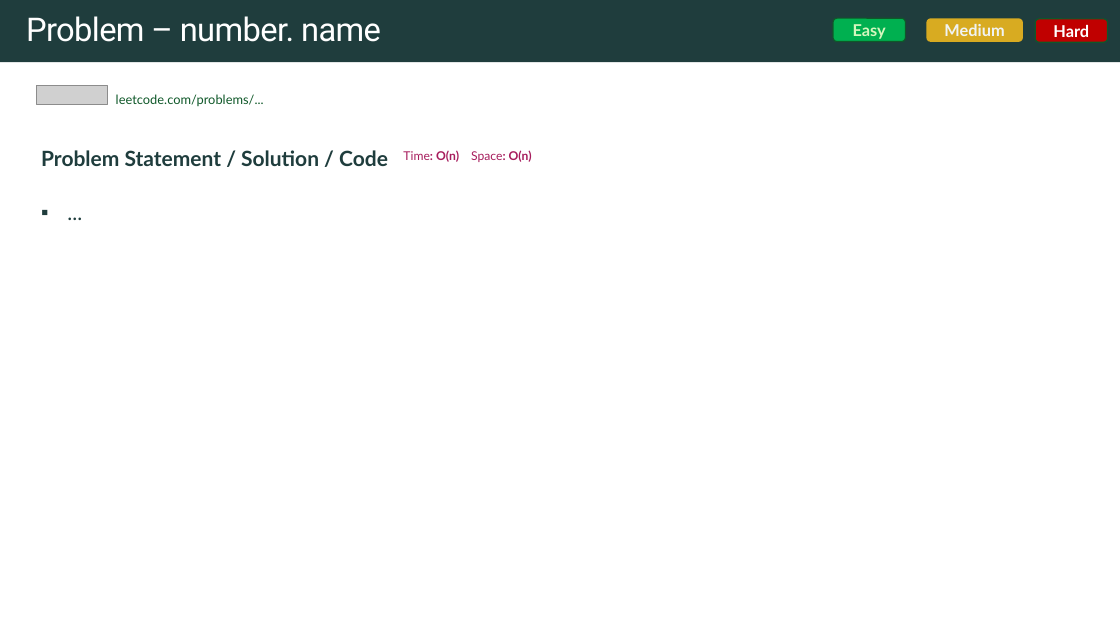
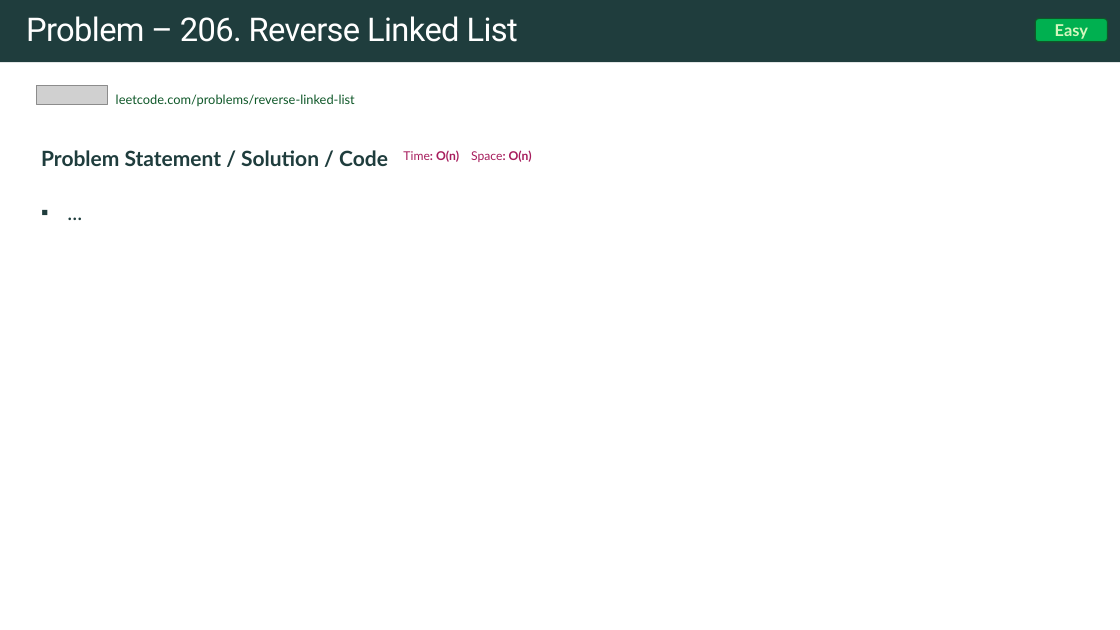
Before and after one commit to rfdavid/coding-interview-handbook-cpp, a slide deck: slide 168 of Algorithm and problem Solving Cheatsheet.pptm (slide 113 before the commit). Drawn at 1120x630 pixels with LibreOffice and Linux fonts; fonts in the diff are those of the drawing; grey boxes stand for pictures. Boxes give left, top, right and bottom in pixels: in the first picture for what was removed or moved away, otherwise in the second. Text is boxed around its words. In the diff, an @@ line names an element or a change of style, - is before the commit and + after.

```diff
--- a/Algorithm and problem Solving Cheatsheet.pptm
+++ b/Algorithm and problem Solving Cheatsheet.pptm
@@ title at (26, 16, 518, 42): text changed @@
-Problem – number. name
+Problem – 206. Reverse Linked List
@@ rounded rectangle removed at (927, 18, 1023, 42) @@
-Medium
@@ rounded rectangle "Easy": place and size @@
-rounded rectangle "Easy" at (833, 18, 906, 42)
+rounded rectangle "Easy" at (1035, 18, 1107, 42)
@@ rounded rectangle removed at (1035, 18, 1107, 42) @@
-Hard
@@ text at (116, 94, 355, 106): text changed @@
-leetcode.com/problems/...
+leetcode.com/problems/reverse-linked-list
```
Also in this commit, not shown: 13 other slides changed, 75 slides added, 1 slide removed, 17 other files.
